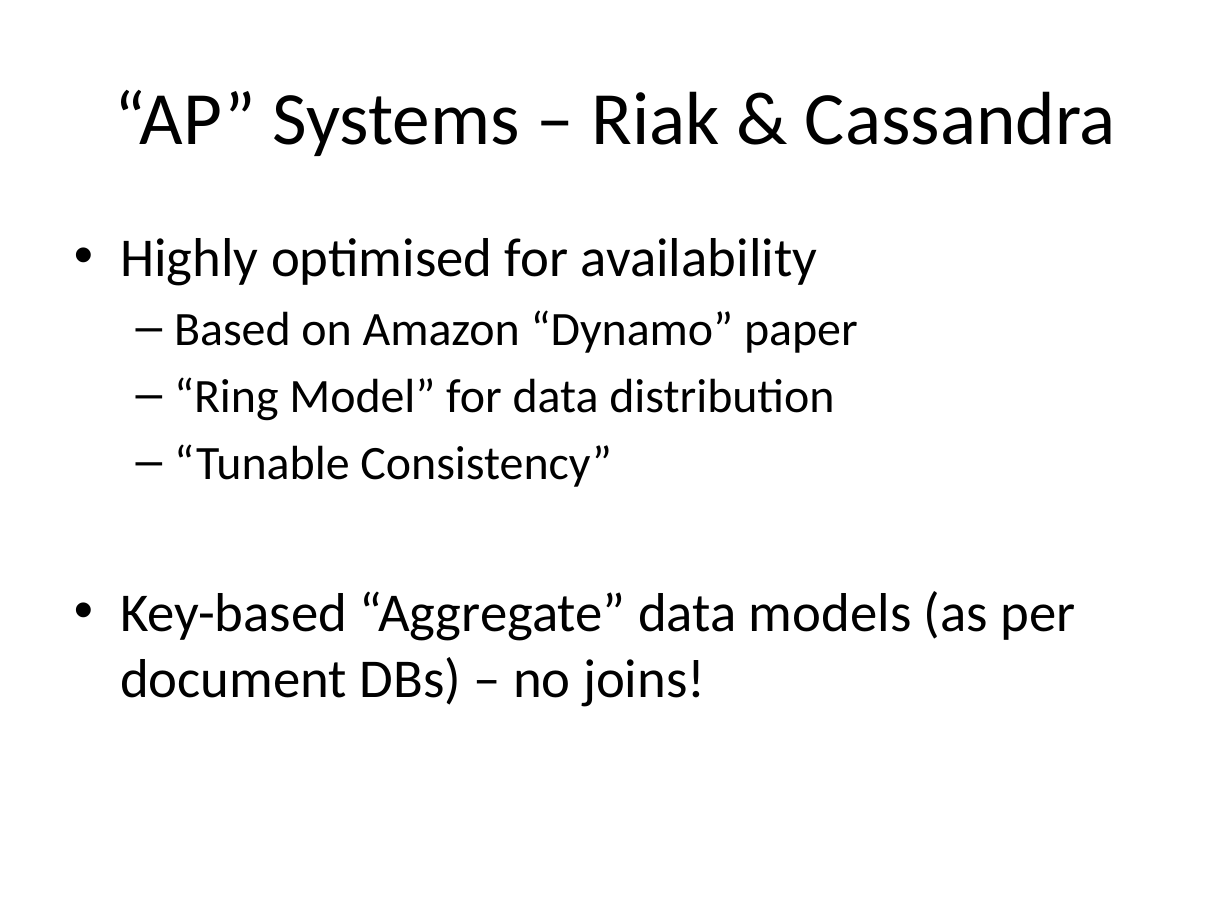
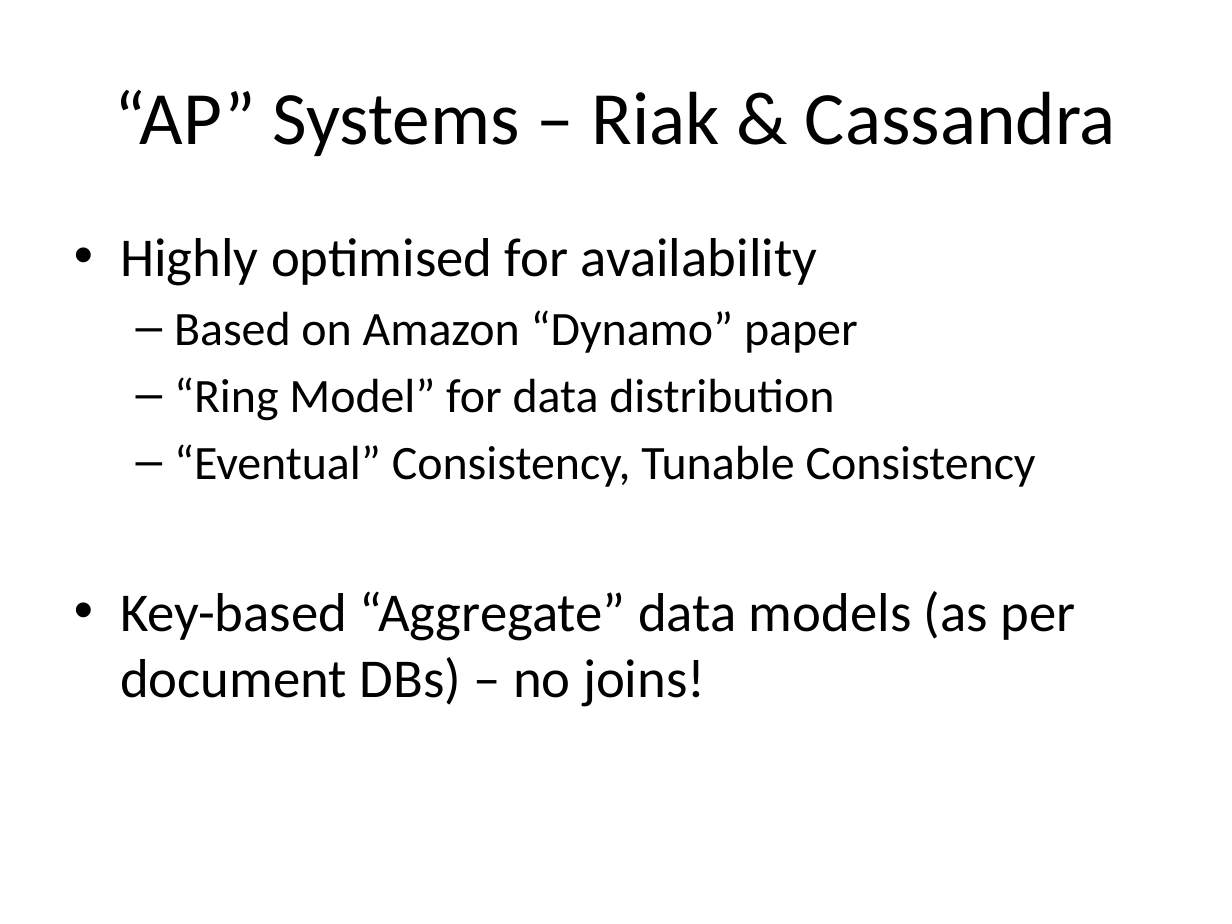
Before and after one commit to alexdgarland/database-demos, a slide deck: slide 22 of Slides/Not Only SQL - Picking A Database for DotNET.pptx (slide 21 before the commit). Drawn at 1232x924 pixels with LibreOffice and Linux fonts; fonts in the diff are those of the drawing. Boxes give left, top, right and bottom in pixels: in the first picture for what was removed or moved away, otherwise in the second. Text is boxed around its words. In the diff, an @@ line names an element or a change of style, - is before the commit and + after.

Commit message:
Final (?) version of slides

```diff
--- a/Slides/Not Only SQL - Picking A Database for DotNET.pptx
+++ b/Slides/Not Only SQL - Picking A Database for DotNET.pptx
@@ text at box(174, 444, 1036, 487): text changed @@
-  – “Tunable Consistency”
+  – “Eventual” Consistency, Tunable Consistency
```
Also in this commit, not shown: 2 other slides changed, 1 slide added.
